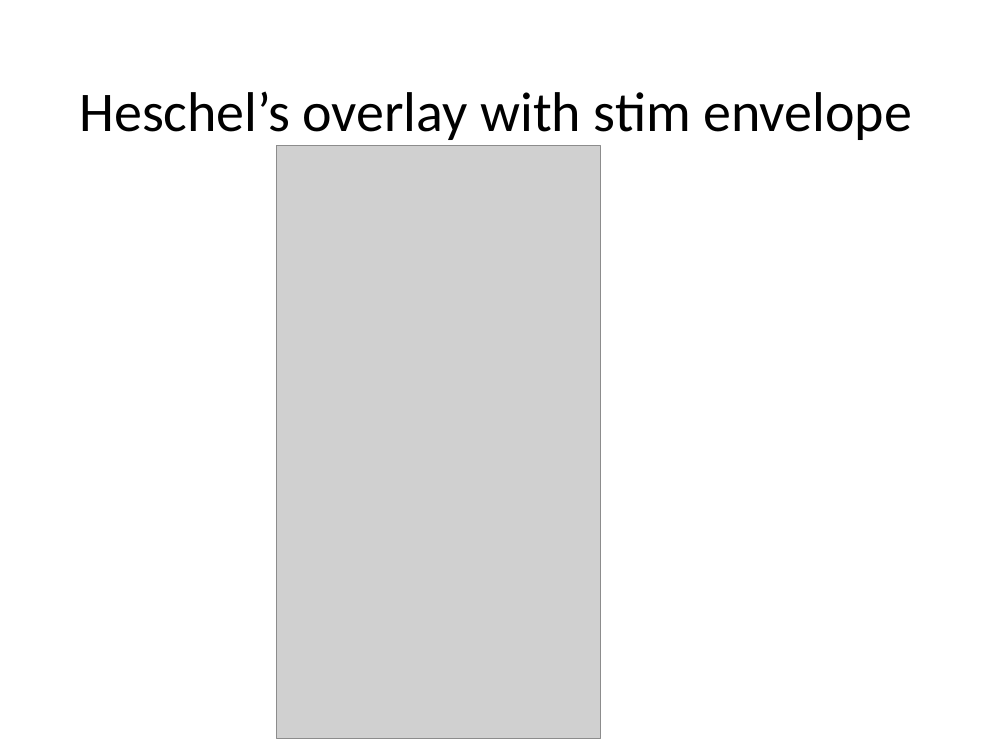
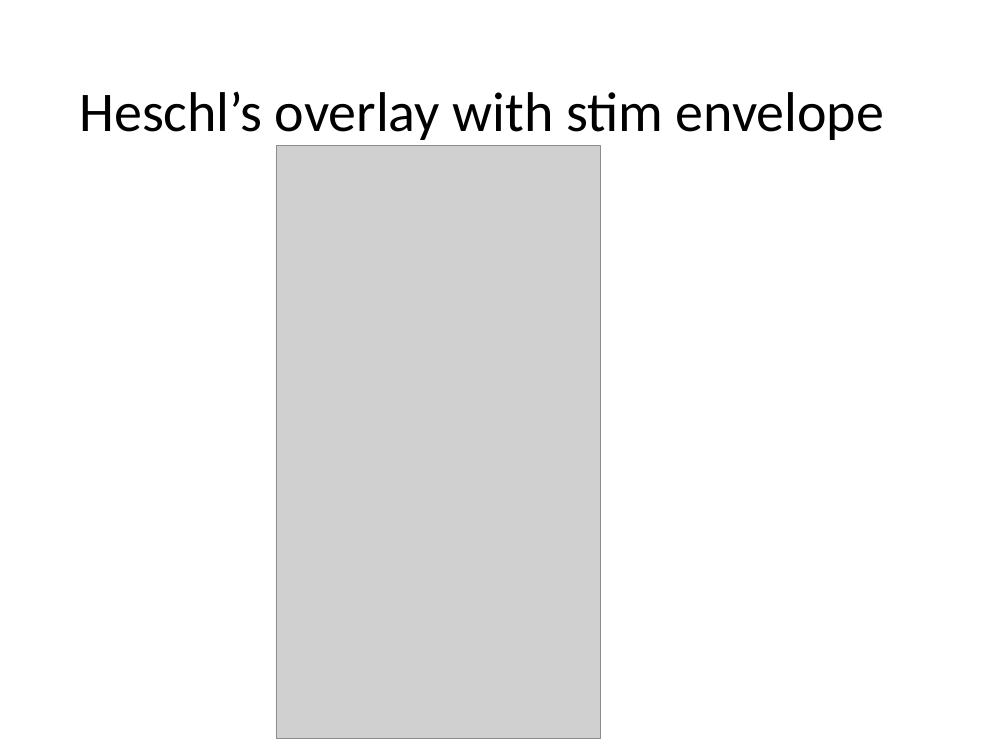
Before and after one commit to asternin/PhDProject, a slide deck: slide 22 of Meetings/2019.06.04-CommitteeMeeting.pptx (slide 21 before the commit). Drawn at 1008x756 pixels with LibreOffice and Linux fonts; fonts in the diff are those of the drawing; grey boxes stand for pictures. Boxes give left, top, right and bottom in pixels: in the first picture for what was removed or moved away, otherwise in the second. Text is boxed around its words. In the diff, an @@ line names an element or a change of style, - is before the commit and + after.

```diff
--- a/Meetings/2019.06.04-CommitteeMeeting.pptx
+++ b/Meetings/2019.06.04-CommitteeMeeting.pptx
@@ title at [79,91,884,140]: text changed @@
-Heschel’s overlay with stim envelope
+Heschl’s overlay with stim envelope
```
Also in this commit, not shown: 8 other slides changed, 1 slide added.
